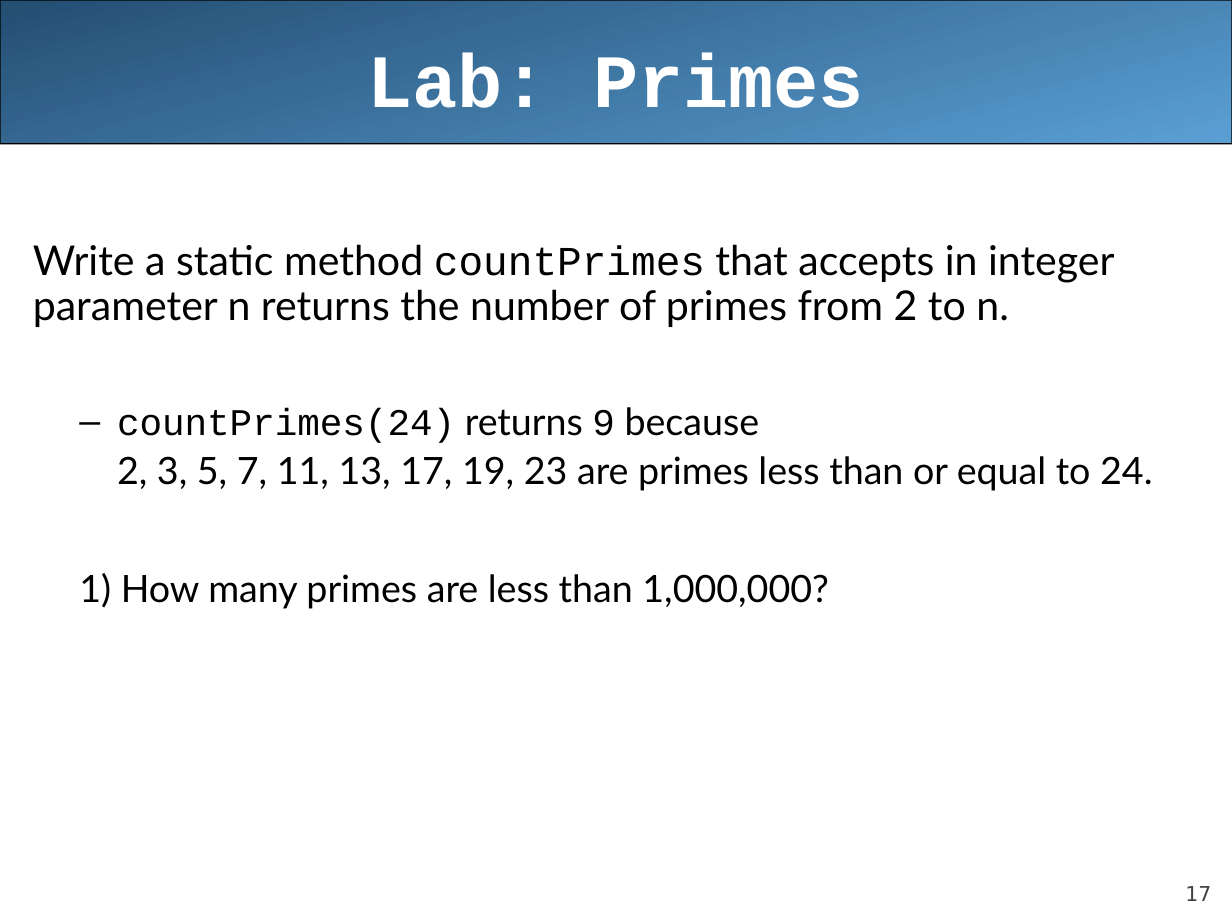
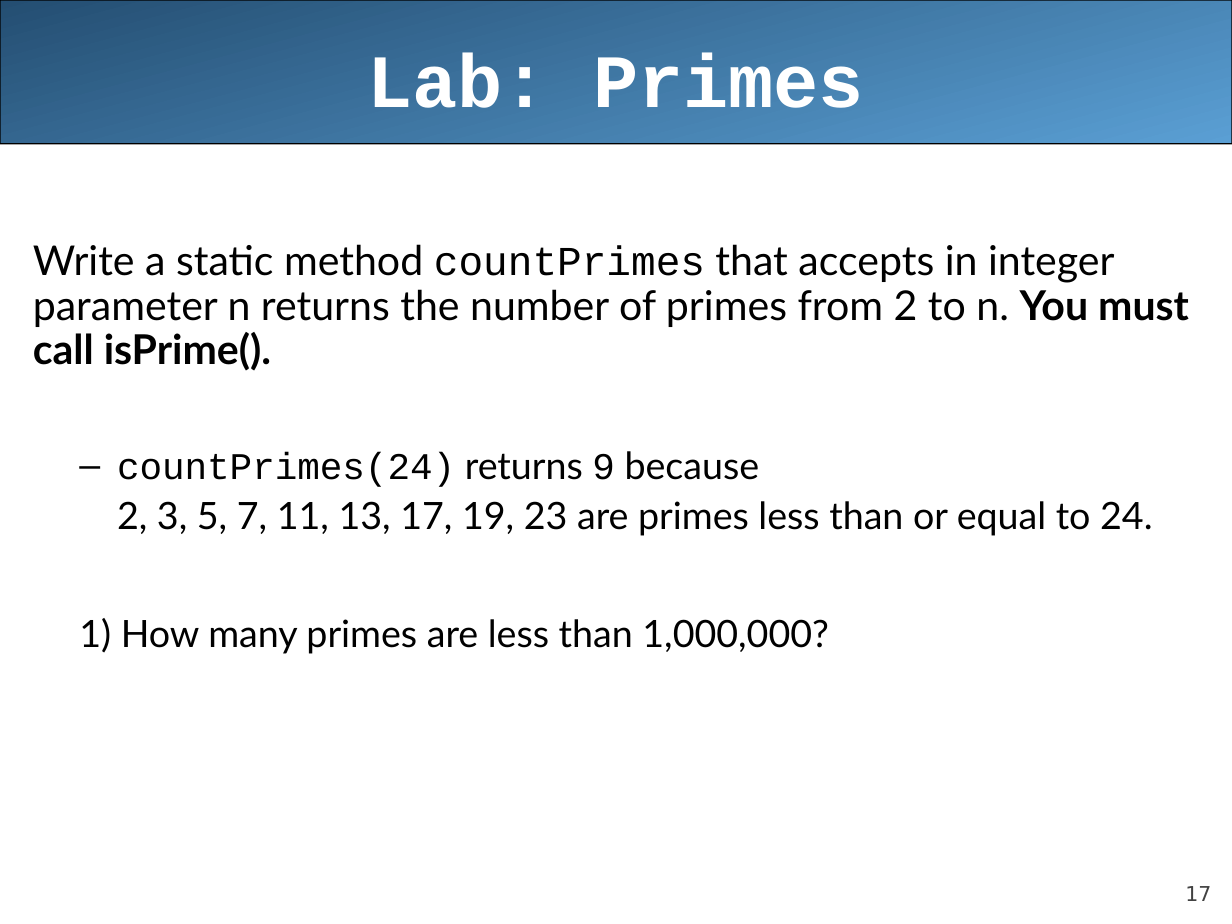
Before and after one commit to LongBaoNguyen/longbaonguyen.github.io, a slide deck: slide 17 of courses/apcsa/lecture10.ppt. Drawn at 1232x924 pixels with LibreOffice and Linux fonts; fonts in the diff are those of the drawing. Boxes give left, top, right and bottom in pixels: in the first picture for what was removed or moved away, otherwise in the second. Text is boxed around its words. In the diff, an @@ line names an element or a change of style, - is before the commit and + after.

```diff
--- a/courses/apcsa/lecture10.ppt
+++ b/courses/apcsa/lecture10.ppt
@@ text at <box>33,244,1189,371</box>: text changed @@
-Write a static method countPrimes that accepts in integer parameter n returns the number of primes from 2 to n.
+Write a static method countPrimes that accepts in integer parameter n returns the number of primes from 2 to n. You must call isPrime().
```
Also in this commit, not shown: 5 other files.
